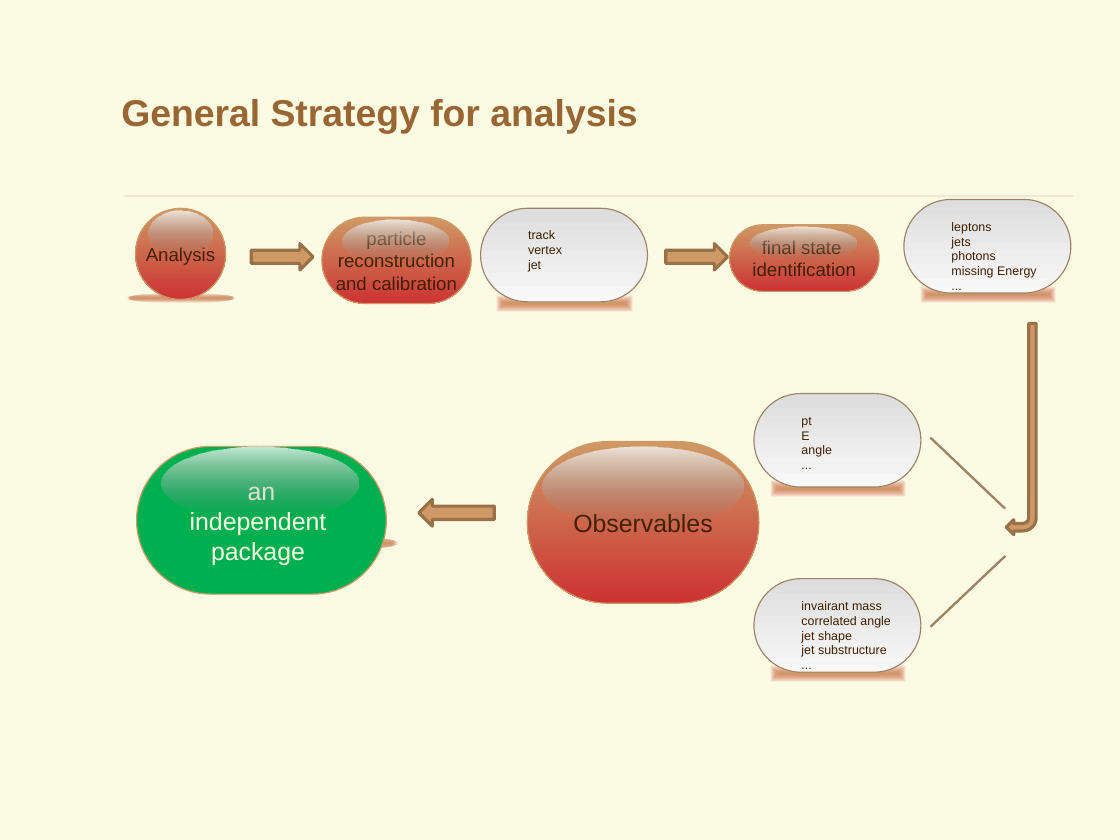
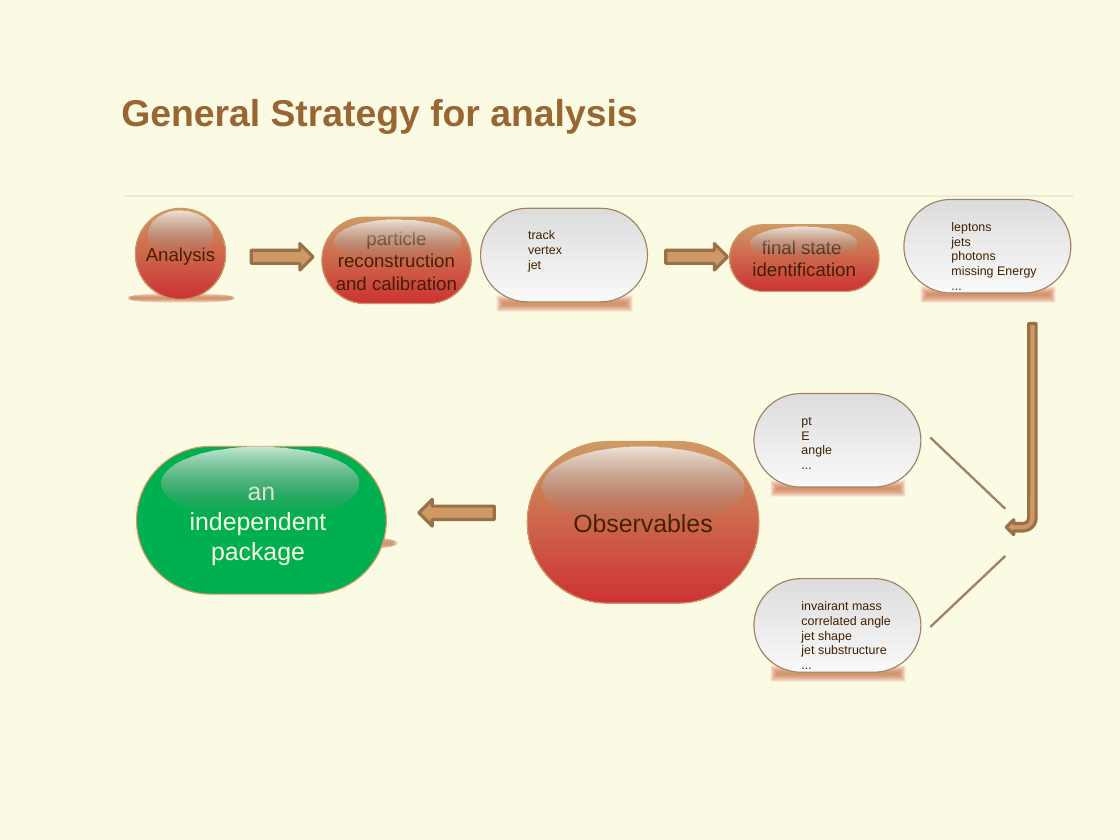
Before and after one commit to YancyW/BASDA, a slide deck: slide 6 of BASDA_Introduction.pptx. Drawn at 1120x840 pixels with LibreOffice and Linux fonts; fonts in the diff are those of the drawing; background and template pictures are left out. Boxes give left, top, right and bottom in pixels: in the first picture for what was removed or moved away, otherwise in the second. Text is boxed around its words. In the diff, an @@ line names an element or a change of style, - is before the commit and + after.

```diff
--- a/BASDA_Introduction.pptx
+++ b/BASDA_Introduction.pptx
@@ ellipse: place and size @@
-ellipse at [343,220,449,262]
+ellipse at [334,220,460,262]
```
Also in this commit, not shown: 4 other slides changed, 5 other files.
